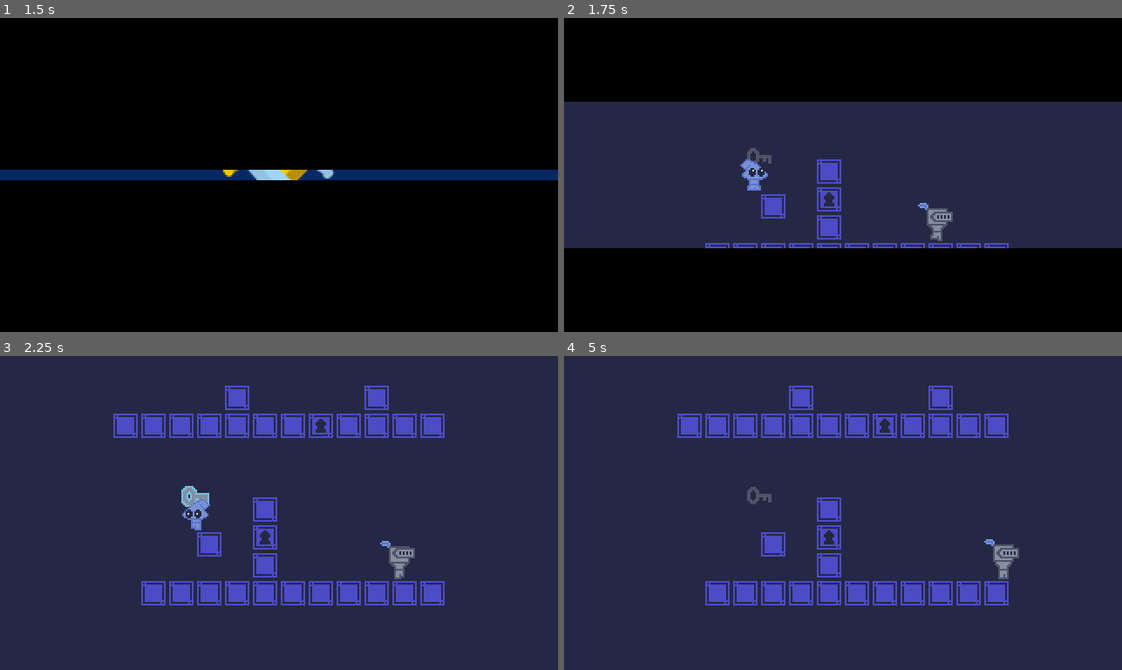
Above: before the commit, frames 1-4 (two rows, left to right).
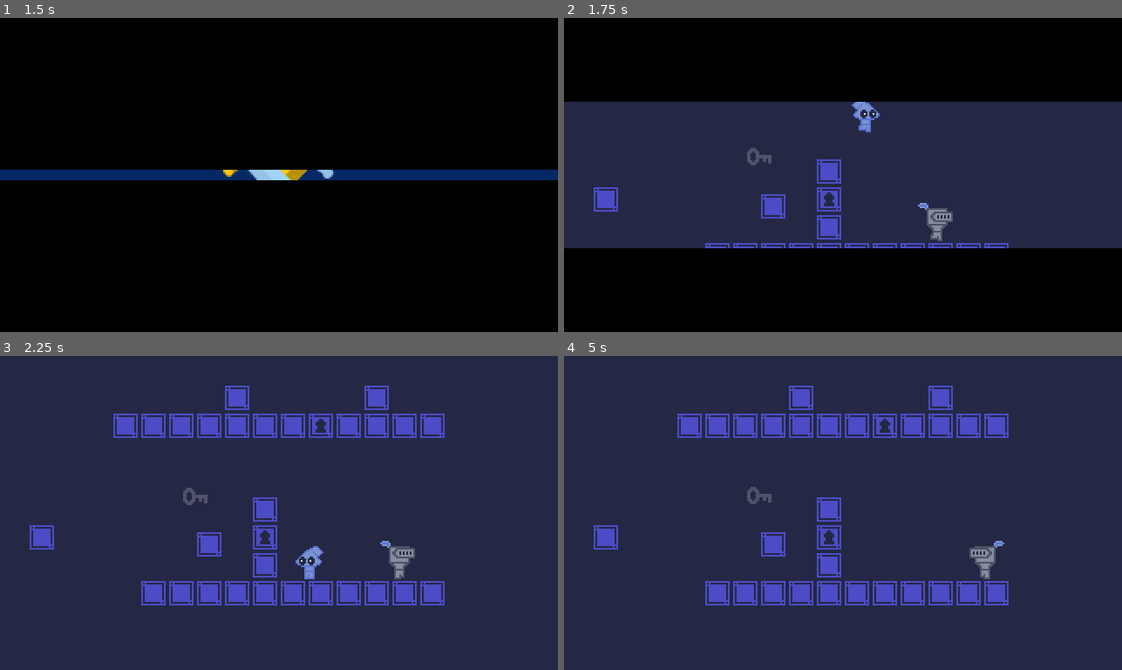
Above: after the commit, the same moments.

Repository: dw3nt/palette-jam-2-break
Game: Godot game, scene res://Main.tscn
Same seed, same stepped clock (60 frames per second), same inputs: the game is played once before the commit and once after it.
Inputs (mouse positions are in pixels of both pictures, inside the frame that each line leads up to):
- Up to frame 1 (1.5 s): tap Enter at 0.5 s; move the mouse to (401, 159) at 0.52 s; hold S (crouch) 0.53-1.28 s; hold D (move_right) from 0.53 s (still down); tap Space (jump) at 0.77 s; move the mouse to (167, 190) at 1.27 s; tap E (interact) at 1.35 s
- Up to frame 2 (1.75 s): keep holding D (move_right); tap Space (jump) at 1.52 s
- Up to frame 3 (2.25 s): move the mouse to (334, 443) at 2.02 s; release D (move_right) at 2.03 s; hold A (move_left) from 2.03 s (still down); hold Shift (throw) from 2.03 s (still down)
- Up to frame 4 (5 s): move the mouse to (815, 575) at 2.77 s; release A (move_left) at 2.78 s; release Shift (throw) at 2.78 s; hold D (move_right) 2.78-4.28 s; tap S (crouch) at 2.85 s; tap Space (jump) at 3.02, 3.77, 4.52 s; move the mouse to (1010, 560) at 3.52 s; hold E (interact) 3.53-4.28 s; move the mouse to (675, 465) at 4.27 s; hold A (move_left) from 4.28 s (still down); tap Shift (throw) at 4.35 s

Frame 1 is identical in both runs. In frame 2, 0.7% of the frame differs, in the area x 5-57%, y 26-62%; in frame 3, 0.9%; in frame 4, 1.0%, in the area x 5-82%, y 53-72%.

Commit message:
guard vision improvements with rays

Diff:
--- a/characters/guard/Alert.gd
+++ b/characters/guard/Alert.gd
@@ -1,17 +1,14 @@
 extends GuardState
-
-var target : Player
 
 
 func enter_state(params : Dictionary = {}) -> void:
 	fsm.anim.play("alert")
-	target = params.target
 	fsm.velocity.y = JUMP_FORCE
 
 
 func physics_process(delta : float) -> void:
 	if fsm.isOnFloor:
-		fsm.change_state("Chase", { "target" : target })
+		fsm.change_state("Chase")
 		return
 
 	slideToHalt()
--- a/characters/guard/Chase.gd
+++ b/characters/guard/Chase.gd
@@ -2,37 +2,31 @@
 
 const TARGET_POS_OFFSET := Vector2(0, -12)
 
-var target : Player
-
-onready var targetSight = $TargetSightDetect as RayCast2D
-
 
 func enter_state(params : Dictionary = {}) -> void:
-	targetSight.enabled = true
 	fsm.anim.play("run")
-	target = params.target
-
-
-func process(delta : float) -> void:
-	if !canSeeTarget():
-		fsm.change_state("Patrol")
 
 
 func physics_process(delta : float) -> void:
-	var moveDirX = sign(target.global_position.x - global_position.x)
+	if !canSeeChaseTarget():
+		fsm.change_state("Patrol")
+		return
+
+	var moveDirX = sign(fsm.chaseTarget.sightDetect.global_position.x - global_position.x)
 	fsm.velocity.x = moveDirX * CHASE_SPEED
 
 	handleFacing(moveDirX)
 
 
-func canSeeTarget() -> bool:
-	var targetPos = target.global_position + TARGET_POS_OFFSET
-	var distanceToTarget = targetSight.global_position.distance_to(targetPos)
-	targetSight.cast_to = (targetPos - targetSight.global_position).normalized() * distanceToTarget
-
-	return !targetSight.is_colliding()
+func canSeeChaseTarget() -> bool:
+	var isInVisionCone = .canSeeChaseTarget()
+	return isInVisionCone
 
 
 func exit_state() -> void:
-	targetSight.enabled = false
 	fsm.exclaimationSprite.visible = false
+
+
+func _on_ChaseableRangeDetect_body_exited(body : Player) -> void:
+	if !body:
+		return
--- a/characters/guard/Guard.gd
+++ b/characters/guard/Guard.gd
@@ -32,3 +32,11 @@
 
 	if body.isThrown:
 		stateWrap.change_state("Stun")
+
+
+func _on_VisionRangeDetect_area_entered(area : Area2D) -> void:
+	stateWrap.chaseTarget = area.get_parent()
+
+
+func _on_VisionRangeDetect_area_exited(area : Area2D) -> void:
+	stateWrap.chaseTarget = null
--- a/characters/guard/Guard.tscn
+++ b/characters/guard/Guard.tscn
@@ -162,9 +162,15 @@
 "values": [ 11, 12, 13, 14, 15 ]
 }
 
+[sub_resource type="CircleShape2D" id=14]
+radius = 96.0
+
 [sub_resource type="CapsuleShape2D" id=13]
 radius = 6.0
 height = 12.0
+
+[sub_resource type="CircleShape2D" id=15]
+radius = 40.0
 
 [node name="Guard" type="KinematicBody2D"]
 collision_layer = 8
@@ -179,6 +185,7 @@
 visible = false
 position = Vector2( 0, -28 )
 frames = SubResource( 8 )
+frame = 2
 playing = true
 
 [node name="ExclaimationSprite" type="Sprite" parent="."]
@@ -187,6 +194,7 @@
 texture = ExtResource( 8 )
 
 [node name="CollisionShape2D" type="CollisionShape2D" parent="."]
+visible = false
 position = Vector2( 0, -10 )
 shape = SubResource( 1 )
 
@@ -199,7 +207,18 @@
 anims/run = SubResource( 4 )
 anims/stun = SubResource( 7 )
 
+[node name="LineOfSightPosition" type="Position2D" parent="."]
+position = Vector2( 0, -15 )
+
+[node name="VisionRangeDetect" type="Area2D" parent="."]
+collision_layer = 0
+collision_mask = 128
+
+[node name="CollisionShape2D" type="CollisionShape2D" parent="VisionRangeDetect"]
+shape = SubResource( 14 )
+
 [node name="HurtDetect" type="Area2D" parent="."]
+visible = false
 collision_layer = 0
 collision_mask = 2
 
@@ -213,17 +232,13 @@
 spritePath = NodePath("../Sprite")
 exclaimationSpritePath = NodePath("../ExclaimationSprite")
 stunSparksSpritePath = NodePath("../StunSparksSprite")
+lineOfSightPosPath = NodePath("../LineOfSightPosition")
 
 [node name="Idle" type="Node2D" parent="GuardStateMachine"]
 script = ExtResource( 4 )
 
 [node name="Timer" type="Timer" parent="GuardStateMachine/Idle"]
 one_shot = true
-
-[node name="PlayerDetect" type="RayCast2D" parent="GuardStateMachine/Idle"]
-position = Vector2( 0, -4 )
-cast_to = Vector2( 50, 0 )
-collision_mask = 17
 
 [node name="Patrol" type="Node2D" parent="GuardStateMachine"]
 script = ExtResource( 5 )
@@ -246,11 +261,6 @@
 cast_to = Vector2( 6, 0 )
 collision_mask = 16
 
-[node name="PlayerDetect" type="RayCast2D" parent="GuardStateMachine/Patrol"]
-position = Vector2( 0, -4 )
-cast_to = Vector2( 50, 0 )
-collision_mask = 17
-
 [node name="Fall" type="Node2D" parent="GuardStateMachine"]
 script = ExtResource( 6 )
 
@@ -260,10 +270,12 @@
 [node name="Chase" type="Node2D" parent="GuardStateMachine"]
 script = ExtResource( 7 )
 
-[node name="TargetSightDetect" type="RayCast2D" parent="GuardStateMachine/Chase"]
-position = Vector2( 0, -16 )
-cast_to = Vector2( 0, 1 )
-collision_mask = 16
+[node name="ChaseableRangeDetect" type="Area2D" parent="GuardStateMachine/Chase"]
+position = Vector2( 0, -8 )
+collision_layer = 0
+
+[node name="CollisionShape2D" type="CollisionShape2D" parent="GuardStateMachine/Chase/ChaseableRangeDetect"]
+shape = SubResource( 15 )
 
 [node name="Stun" type="Node2D" parent="GuardStateMachine"]
 script = ExtResource( 11 )
@@ -272,8 +284,11 @@
 wait_time = 3.0
 one_shot = true
 
+[connection signal="area_entered" from="VisionRangeDetect" to="." method="_on_VisionRangeDetect_area_entered"]
+[connection signal="area_exited" from="VisionRangeDetect" to="." method="_on_VisionRangeDetect_area_exited"]
 [connection signal="body_entered" from="HurtDetect" to="." method="_on_HurtDetect_body_entered"]
 [connection signal="timeout" from="GuardStateMachine/Idle/Timer" to="GuardStateMachine/Idle" method="_on_Timer_timeout"]
 [connection signal="timeout" from="GuardStateMachine/Patrol/Timer" to="GuardStateMachine/Patrol" method="_on_Timer_timeout"]
 [connection signal="timeout" from="GuardStateMachine/Patrol/EdgeDetect/EdgeTimer" to="GuardStateMachine/Patrol" method="_on_EdgeTimer_timeout"]
+[connection signal="body_exited" from="GuardStateMachine/Chase/ChaseableRangeDetect" to="GuardStateMachine/Chase" method="_on_ChaseableRangeDetect_body_exited"]
 [connection signal="timeout" from="GuardStateMachine/Stun/Timer" to="GuardStateMachine/Stun" method="_on_Timer_timeout"]
--- a/characters/guard/GuardState.gd
+++ b/characters/guard/GuardState.gd
@@ -1,6 +1,7 @@
 extends BaseState
 class_name GuardState
 
+const FOV_PROD := 0.3
 const FRICTION := 0.4
 const AIR_FRICTION := 0.05
 const CHASE_SPEED := 40.0
@@ -24,3 +25,24 @@
 		fsm.velocity.x = lerp(fsm.velocity.x, 0.0, FRICTION)
 		if abs(fsm.velocity.x) < LERP_THRESHOLD:
 			fsm.velocity.x = 0
+
+
+func canSeeChaseTarget() -> bool:
+	if fsm.chaseTarget:
+		var headResult = null
+		var midResult = null
+		var feetResult = get_world_2d().direct_space_state.intersect_ray(fsm.lineOfSightPos.global_position, fsm.chaseTarget.global_position, [], 144, true, true)
+		if fsm.chaseTarget.isCrouched:
+			headResult = get_world_2d().direct_space_state.intersect_ray(fsm.lineOfSightPos.global_position, fsm.chaseTarget.global_position + Vector2(0, -6), [], 144, true, true)
+			midResult = get_world_2d().direct_space_state.intersect_ray(fsm.lineOfSightPos.global_position, fsm.chaseTarget.global_position + Vector2(0, -2), [], 144, true, true)
+		else:
+			headResult = get_world_2d().direct_space_state.intersect_ray(fsm.lineOfSightPos.global_position, fsm.chaseTarget.global_position + Vector2(0, -18), [], 144, true, true)
+			midResult = get_world_2d().direct_space_state.intersect_ray(fsm.lineOfSightPos.global_position, fsm.chaseTarget.global_position + Vector2(0, -5), [], 144, true, true)
+
+		var facingVector = Vector2.LEFT if fsm.sprite.flip_h else Vector2.RIGHT
+		var chaseTargetDir = (fsm.chaseTarget.global_position - global_position).normalized()
+		var dotProd = chaseTargetDir.dot(facingVector)
+
+		return ( (feetResult && !feetResult.collider is WallBlock) || (midResult && !midResult.collider is WallBlock) || (headResult && !headResult.collider is WallBlock) ) && dotProd >= FOV_PROD
+
+	return false
--- a/characters/guard/GuardStateMachine.gd
+++ b/characters/guard/GuardStateMachine.gd
@@ -3,9 +3,13 @@
 
 export(NodePath) var exclaimationSpritePath
 export(NodePath) var stunSparksSpritePath
+export(NodePath) var lineOfSightPosPath
 
-var exclaimationSprite
-var stunSparkSprite
+var exclaimationSprite : Sprite
+var stunSparkSprite : AnimatedSprite
+var lineOfSightPos : Position2D
+
+var chaseTarget : Player
 
 var isOnFloor : bool
 
@@ -14,3 +18,4 @@
 	.ready()
 	exclaimationSprite = get_node(exclaimationSpritePath)
 	stunSparkSprite = get_node(stunSparksSpritePath)
+	lineOfSightPos = get_node(lineOfSightPosPath)
--- a/characters/guard/Idle.gd
+++ b/characters/guard/Idle.gd
@@ -5,7 +5,6 @@
 
 var idleTime : float
 
-onready var playerDetect = $PlayerDetect as RayCast2D
 onready var timer = $Timer as Timer
 
 
@@ -17,19 +16,17 @@
 	fsm.anim.play("idle")
 	timer.start(idleTime)
 
-	playerDetect.enabled = true
-	playerDetect.cast_to.x = -PLAYER_DETECT_DISTANCE if fsm.sprite.flip_h else PLAYER_DETECT_DISTANCE
-
 
 func physics_process(delta : float) -> void:
+	if canSeeChaseTarget():
+		fsm.change_state("Alert")
+		return
+
 	if !fsm.isOnFloor:
 		fsm.change_state("Fall")
 		return
 
 	slideToHalt()
-
-	if playerDetect.is_colliding() && playerDetect.get_collider() is Player:
-		fsm.change_state("Alert", { "target" : playerDetect.get_collider() })
 
 
 func _on_Timer_timeout() -> void:
@@ -38,4 +35,3 @@
 
 func exit_state() -> void:
 	timer.stop()
-	playerDetect.enabled = false
--- a/characters/guard/Patrol.gd
+++ b/characters/guard/Patrol.gd
@@ -10,7 +10,6 @@
 var shouldTurnAround : bool = true
 
 onready var timer = $Timer as Timer
-onready var playerDetect = $PlayerDetect as RayCast2D
 onready var wallDetect = $WallDetect as RayCast2D
 onready var edgeDetect = $EdgeDetect as RayCast2D
 onready var edgeTimer = $EdgeDetect/EdgeTimer as Timer
@@ -29,7 +28,6 @@
 	edgeTimer.start()
 
 	shouldTurnAround = true
-	playerDetect.enabled = true
 	edgeDetect.enabled = true
 	wallDetect.enabled = true
 	handleFacing(moveDir)
@@ -38,6 +36,11 @@
 func physics_process(delta : float) -> void:
 	if !fsm.isOnFloor:
 		fsm.change_state("Fall")
+		return
+
+	if canSeeChaseTarget():
+		fsm.change_state("Alert")
+		return
 
 	if edgeDetect.is_colliding():
 		if shouldTurnAround:
@@ -50,8 +53,6 @@
 	elif wallDetect.is_colliding():
 		moveDir *= -1
 		handleFacing(moveDir)
-	elif playerDetect.is_colliding() && playerDetect.get_collider() is Player:
-		fsm.change_state("Alert", { "target" : playerDetect.get_collider() })
 
 	fsm.velocity.x = moveDir * PATROL_SPEED
 
@@ -60,7 +61,6 @@
 	.handleFacing(facingDir)
 	edgeDetect.position.x = facingDir * EDGE_DETECT_OFFSET
 	wallDetect.cast_to.x = facingDir * WALL_DETECT_DISTANCE
-	playerDetect.cast_to.x = facingDir * PLAYER_DETECT_DISTANCE
 
 
 func _on_Timer_timeout() -> void:
@@ -72,7 +72,6 @@
 
 
 func exit_state() -> void:
-	playerDetect.enabled = false
 	edgeDetect.enabled = false
 	wallDetect.enabled = false
 	timer.stop()
--- a/characters/player/Player.gd
+++ b/characters/player/Player.gd
@@ -1,12 +1,18 @@
 extends KinematicBody2D
 class_name Player
+
+const SIGHT_DETECT_STAND : = Vector2(0, -6)
+const SIGHT_DETECT_CROUCH : = Vector2.ZERO
 
 var pickupItems : Dictionary = {}
 var closestItem = null
 var heldItem = null
 
+var isCrouched : bool = false
+
 onready var sprite = $Sprite as Sprite
 onready var stateWrap = $PlayerStateMachine as PlayerStateMachine
+onready var sightDetect = $SightDetect as Area2D
 
 
 func _ready() -> void:
@@ -41,6 +47,10 @@
 
 	for index in get_slide_count():
 		stateWrap.state.handle_collision(get_slide_collision(index))
+
+
+func setIsCrouched(val : bool) -> void:
+	isCrouched = val
 
 
 func turnAround() -> void:
--- a/characters/player/Player.tscn
+++ b/characters/player/Player.tscn
@@ -19,6 +19,9 @@
 [sub_resource type="RectangleShape2D" id=11]
 extents = Vector2( 4, 5 )
 
+[sub_resource type="RectangleShape2D" id=15]
+extents = Vector2( 5, 10 )
+
 [sub_resource type="Animation" id=2]
 length = 0.001
 tracks/0/type = "value"
@@ -62,6 +65,20 @@
 "update": 1,
 "values": [ 5, 6 ]
 }
+tracks/1/type = "method"
+tracks/1/path = NodePath(".")
+tracks/1/interp = 1
+tracks/1/loop_wrap = true
+tracks/1/imported = false
+tracks/1/enabled = true
+tracks/1/keys = {
+"times": PoolRealArray( 0 ),
+"transitions": PoolRealArray( 1 ),
+"values": [ {
+"args": [ true ],
+"method": "setIsCrouched"
+} ]
+}
 
 [sub_resource type="Animation" id=8]
 resource_name = "crouch_run"
@@ -79,6 +96,20 @@
 "update": 1,
 "values": [ 17, 18, 19, 20 ]
 }
+tracks/1/type = "method"
+tracks/1/path = NodePath(".")
+tracks/1/interp = 1
+tracks/1/loop_wrap = true
+tracks/1/imported = false
+tracks/1/enabled = true
+tracks/1/keys = {
+"times": PoolRealArray( 0 ),
+"transitions": PoolRealArray( 1 ),
+"values": [ {
+"args": [ true ],
+"method": "setIsCrouched"
+} ]
+}
 
 [sub_resource type="Animation" id=12]
 resource_name = "crouch_throw"
@@ -95,6 +126,20 @@
 "update": 1,
 "values": [ 22 ]
 }
+tracks/1/type = "method"
+tracks/1/path = NodePath(".")
+tracks/1/interp = 1
+tracks/1/loop_wrap = true
+tracks/1/imported = false
+tracks/1/enabled = true
+tracks/1/keys = {
+"times": PoolRealArray( 0 ),
+"transitions": PoolRealArray( 1 ),
+"values": [ {
+"args": [ true ],
+"method": "setIsCrouched"
+} ]
+}
 
 [sub_resource type="Animation" id=13]
 resource_name = "crouch_wind_up"
@@ -110,6 +155,20 @@
 "transitions": PoolRealArray( 1 ),
 "update": 1,
 "values": [ 21 ]
+}
+tracks/1/type = "method"
+tracks/1/path = NodePath(".")
+tracks/1/interp = 1
+tracks/1/loop_wrap = true
+tracks/1/imported = false
+tracks/1/enabled = true
+tracks/1/keys = {
+"times": PoolRealArray( 0 ),
+"transitions": PoolRealArray( 1 ),
+"values": [ {
+"args": [ true ],
+"method": "setIsCrouched"
+} ]
 }
 
 [sub_resource type="Animation" id=3]
@@ -128,6 +187,20 @@
 "update": 1,
 "values": [ 0, 1, 2, 3, 4 ]
 }
+tracks/1/type = "method"
+tracks/1/path = NodePath(".")
+tracks/1/interp = 1
+tracks/1/loop_wrap = true
+tracks/1/imported = false
+tracks/1/enabled = true
+tracks/1/keys = {
+"times": PoolRealArray( 0 ),
+"transitions": PoolRealArray( 1 ),
+"values": [ {
+"args": [ false ],
+"method": "setIsCrouched"
+} ]
+}
 
 [sub_resource type="Animation" id=5]
 resource_name = "jump_down"
@@ -144,6 +217,20 @@
 "update": 1,
 "values": [ 13, 14 ]
 }
+tracks/1/type = "method"
+tracks/1/path = NodePath(".")
+tracks/1/interp = 1
+tracks/1/loop_wrap = true
+tracks/1/imported = false
+tracks/1/enabled = true
+tracks/1/keys = {
+"times": PoolRealArray( 0 ),
+"transitions": PoolRealArray( 1 ),
+"values": [ {
+"args": [ false ],
+"method": "setIsCrouched"
+} ]
+}
 
 [sub_resource type="Animation" id=6]
 resource_name = "jump_up"
@@ -159,6 +246,20 @@
 "transitions": PoolRealArray( 1, 1 ),
 "update": 1,
 "values": [ 11, 12 ]
+}
+tracks/1/type = "method"
+tracks/1/path = NodePath(".")
+tracks/1/interp = 1
+tracks/1/loop_wrap = true
+tracks/1/imported = false
+tracks/1/enabled = true
+tracks/1/keys = {
+"times": PoolRealArray( 0 ),
+"transitions": PoolRealArray( 1 ),
+"values": [ {
+"args": [ false ],
+"method": "setIsCrouched"
+} ]
 }
 
 [sub_resource type="Animation" id=4]
@@ -177,6 +278,20 @@
 "update": 1,
 "values": [ 8, 9, 10, 7 ]
 }
+tracks/1/type = "method"
+tracks/1/path = NodePath(".")
+tracks/1/interp = 1
+tracks/1/loop_wrap = true
+tracks/1/imported = false
+tracks/1/enabled = true
+tracks/1/keys = {
+"times": PoolRealArray( 0 ),
+"transitions": PoolRealArray( 1 ),
+"values": [ {
+"args": [ false ],
+"method": "setIsCrouched"
+} ]
+}
 
 [sub_resource type="Animation" id=10]
 resource_name = "throw"
@@ -193,6 +308,20 @@
 "update": 1,
 "values": [ 16 ]
 }
+tracks/1/type = "method"
+tracks/1/path = NodePath(".")
+tracks/1/interp = 1
+tracks/1/loop_wrap = true
+tracks/1/imported = false
+tracks/1/enabled = true
+tracks/1/keys = {
+"times": PoolRealArray( 0 ),
+"transitions": PoolRealArray( 1 ),
+"values": [ {
+"args": [ false ],
+"method": "setIsCrouched"
+} ]
+}
 
 [sub_resource type="Animation" id=9]
 resource_name = "wind_up"
@@ -209,6 +338,20 @@
 "update": 1,
 "values": [ 15 ]
 }
+tracks/1/type = "method"
+tracks/1/path = NodePath(".")
+tracks/1/interp = 1
+tracks/1/loop_wrap = true
+tracks/1/imported = false
+tracks/1/enabled = true
+tracks/1/keys = {
+"times": PoolRealArray( 0 ),
+"transitions": PoolRealArray( 1 ),
+"values": [ {
+"args": [ false ],
+"method": "setIsCrouched"
+} ]
+}
 
 [node name="Player" type="KinematicBody2D"]
 collision_mask = 16
@@ -219,12 +362,15 @@
 position = Vector2( 0, -8 )
 
 [node name="StandHeldItem" type="Position2D" parent="." groups=["player_held_item_pos"]]
+visible = false
 position = Vector2( -3, -8 )
 
 [node name="CrouchHeldItem" type="Position2D" parent="." groups=["player_held_item_pos"]]
+visible = false
 position = Vector2( -3, -5 )
 
 [node name="WindUpHeldItem" type="Position2D" parent="." groups=["player_held_item_pos"]]
+visible = false
 position = Vector2( -8, -6 )
 
 [node name="Sprite" type="Sprite" parent="."]
@@ -233,6 +379,7 @@
 hframes = 23
 
 [node name="StandCollision" type="CollisionShape2D" parent="." groups=["player_collision"]]
+visible = false
 position = Vector2( 0, -7 )
 shape = SubResource( 1 )
 
@@ -240,6 +387,14 @@
 visible = false
 position = Vector2( 0, -5 )
 shape = SubResource( 11 )
+
+[node name="SightDetect" type="Area2D" parent="."]
+collision_layer = 128
+collision_mask = 0
+
+[node name="CrouchCollisionShape" type="CollisionShape2D" parent="SightDetect"]
+position = Vector2( 0, -10 )
+shape = SubResource( 15 )
 
 [node name="AnimationPlayer" type="AnimationPlayer" parent="."]
 autoplay = "idle"
@@ -287,17 +442,20 @@
 heldItemPosPath = NodePath("../../CrouchHeldItem")
 
 [node name="StandDetectMiddle" type="RayCast2D" parent="PlayerStateMachine/Crouch"]
+visible = false
 enabled = true
 cast_to = Vector2( 0, -16 )
 collision_mask = 48
 
 [node name="StandDetectRight" type="RayCast2D" parent="PlayerStateMachine/Crouch"]
+visible = false
 position = Vector2( 3, 0 )
 enabled = true
 cast_to = Vector2( 0, -16 )
 collision_mask = 48
 
 [node name="StandDetectLeft" type="RayCast2D" parent="PlayerStateMachine/Crouch"]
+visible = false
 position = Vector2( -3, 0 )
 enabled = true
 cast_to = Vector2( 0, -16 )
@@ -309,17 +467,20 @@
 heldItemPosPath = NodePath("../../CrouchHeldItem")
 
 [node name="StandDetectMiddle" type="RayCast2D" parent="PlayerStateMachine/CrouchRun"]
+visible = false
 enabled = true
 cast_to = Vector2( 0, -16 )
 collision_mask = 48
 
 [node name="StandDetectRight" type="RayCast2D" parent="PlayerStateMachine/CrouchRun"]
+visible = false
 position = Vector2( 3, 0 )
 enabled = true
 cast_to = Vector2( 0, -16 )
 collision_mask = 48
 
 [node name="StandDetectLeft" type="RayCast2D" parent="PlayerStateMachine/CrouchRun"]
+visible = false
 position = Vector2( -3, 0 )
 enabled = true
 cast_to = Vector2( 0, -16 )
--- a/project.godot
+++ b/project.godot
@@ -249,6 +249,7 @@
 2d_physics/layer_5="wall"
 2d_physics/layer_6="lock"
 2d_physics/layer_7="guard_edge"
+2d_physics/layer_8="player_sight"
 
 [rendering]
 
--- a/rooms/Playground.tscn
+++ b/rooms/Playground.tscn
@@ -45,17 +45,56 @@
 collision_layer = 16
 collision_mask = 15
 format = 1
-tile_data = PoolIntArray( 65544, 0, 0, 65549, 0, 0, 131076,  …(118 unchanged characters)… 131086, 0, 0, 131087, 0, 0, 327689, 0, 0, 458761, 0, 0, 524293, 0, 0, 524294, 0, 0, 524295, 0, 0, 524296, 0, 0, 524297, 0, 0, 524298, 0, 0, 524299, 0, 0, 524300, 0, 0, 524301, 0, 0, 524302, 0, 0, 524303, 0, 0 )
+tile_data = PoolIntArray( 65544, 0, 0, 65549, 0, 0, 131076,  …(118 unchanged characters)… 131086, 0, 0, 131087, 0, 0, 327689, 0, 0 )
 
 [node name="BlockWrap" type="Node2D" parent="." index="1"]
 
 [node name="WallBlock14" parent="BlockWrap" index="0" instance=ExtResource( 3 )]
 position = Vector2( 112, 100 )
 
-[node name="LockedBlock" parent="BlockWrap" index="1" instance=ExtResource( 5 )]
+[node name="WallBlock16" parent="BlockWrap" index="1" instance=ExtResource( 3 )]
+position = Vector2( 80, 128 )
+
+[node name="WallBlock17" parent="BlockWrap" index="2" instance=ExtResource( 3 )]
+position = Vector2( 96, 128 )
+
+[node name="WallBlock18" parent="BlockWrap" index="3" instance=ExtResource( 3 )]
+position = Vector2( 112, 128 )
+
+[node name="WallBlock19" parent="BlockWrap" index="4" instance=ExtResource( 3 )]
+position = Vector2( 128, 128 )
+
+[node name="WallBlock20" parent="BlockWrap" index="5" instance=ExtResource( 3 )]
+position = Vector2( 144, 128 )
+
+[node name="WallBlock21" parent="BlockWrap" index="6" instance=ExtResource( 3 )]
+position = Vector2( 160, 128 )
+
+[node name="WallBlock22" parent="BlockWrap" index="7" instance=ExtResource( 3 )]
+position = Vector2( 176, 128 )
+
+[node name="WallBlock23" parent="BlockWrap" index="8" instance=ExtResource( 3 )]
+position = Vector2( 192, 128 )
+
+[node name="WallBlock24" parent="BlockWrap" index="9" instance=ExtResource( 3 )]
+position = Vector2( 208, 128 )
+
+[node name="WallBlock25" parent="BlockWrap" index="10" instance=ExtResource( 3 )]
+position = Vector2( 224, 128 )
+
+[node name="WallBlock26" parent="BlockWrap" index="11" instance=ExtResource( 3 )]
+position = Vector2( 240, 128 )
+
+[node name="WallBlock27" parent="BlockWrap" index="12" instance=ExtResource( 3 )]
+position = Vector2( 16, 96 )
+
+[node name="WallBlock15" parent="BlockWrap" index="13" instance=ExtResource( 3 )]
+position = Vector2( 144, 112 )
+
+[node name="LockedBlock" parent="BlockWrap" index="14" instance=ExtResource( 5 )]
 position = Vector2( 144, 96 )
 
-[node name="LockedBlock2" parent="BlockWrap" index="2" instance=ExtResource( 5 )]
+[node name="LockedBlock2" parent="BlockWrap" index="15" instance=ExtResource( 5 )]
 position = Vector2( 176, 32 )
 
 [node name="ItemWrap" type="Node2D" parent="." index="2"]
@@ -67,7 +106,7 @@
 position = Vector2( 208, 128 )
 
 [node name="Player" parent="." index="4" instance=ExtResource( 4 )]
-position = Vector2( 96, 128 )
+position = Vector2( 160, 80 )
 
 [node name="GuardEdge" parent="." index="5" instance=ExtResource( 8 )]
 position = Vector2( 48, 32 )
Not shown: 1 places in characters/guard/Guard.tscn that only renumber resources
Not shown: 1 places in characters/player/Player.tscn that only renumber resources
